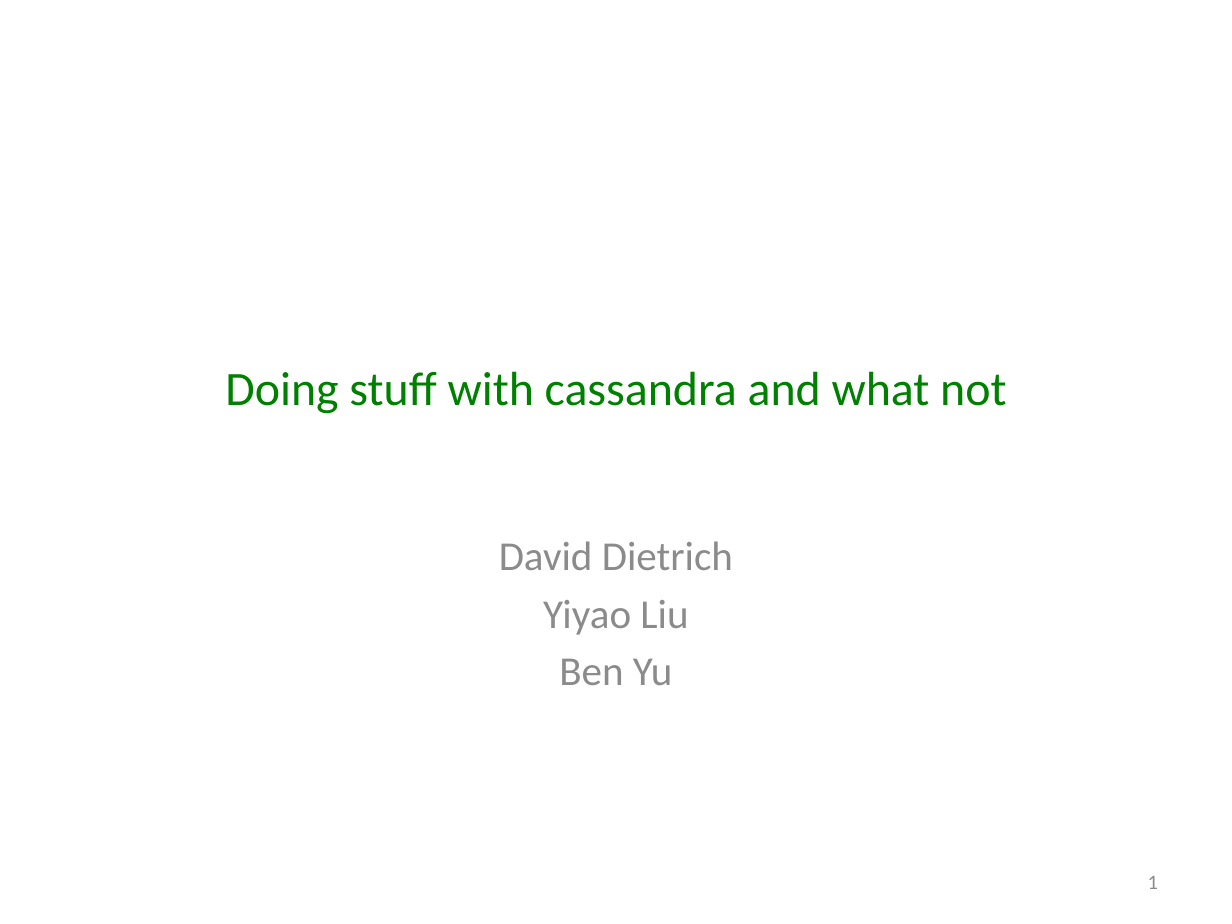
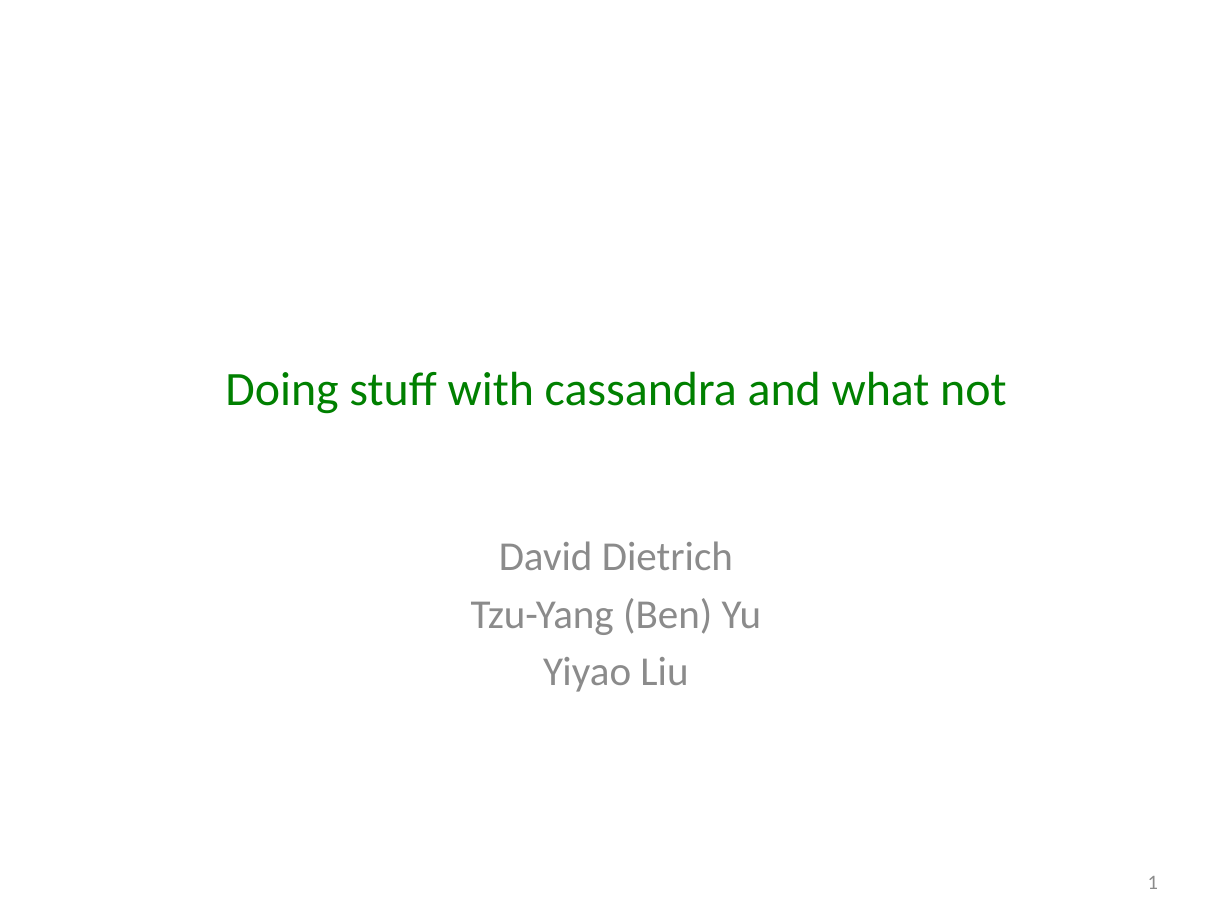
Before and after one commit to godares79/CS848-Project, a slide deck: slide 1 of PresentationSlides/Presentation.pptx. Drawn at 1232x924 pixels with LibreOffice and Linux fonts; fonts in the diff are those of the drawing. Boxes give left, top, right and bottom in pixels: in the first picture for what was removed or moved away, otherwise in the second. Text is boxed around its words. In the diff, an @@ line names an element or a change of style, - is before the commit and + after.

Commit message:
slides update

```diff
--- a/PresentationSlides/Presentation.pptx
+++ b/PresentationSlides/Presentation.pptx
@@ subtitle at box(471, 598, 762, 635): paragraph added @@
+Tzu-Yang (Ben) Yu
@@ subtitle at box(559, 658, 673, 685): paragraph removed @@
-Ben Yu
```
Also in this commit, not shown: 1 other slide changed, 9 slides added, 2 slides removed.
